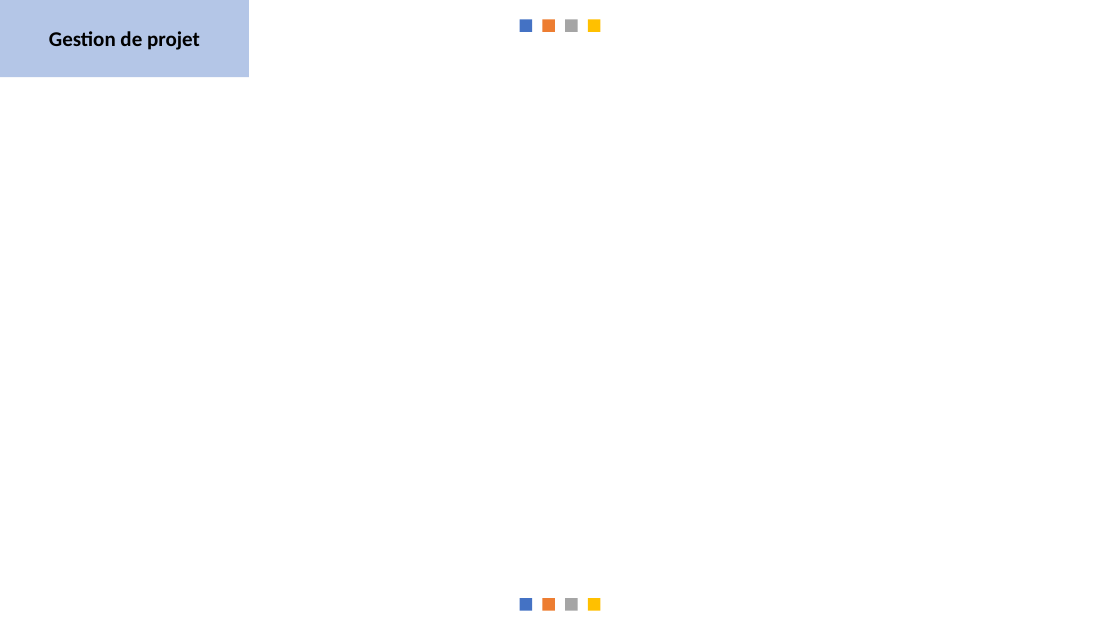
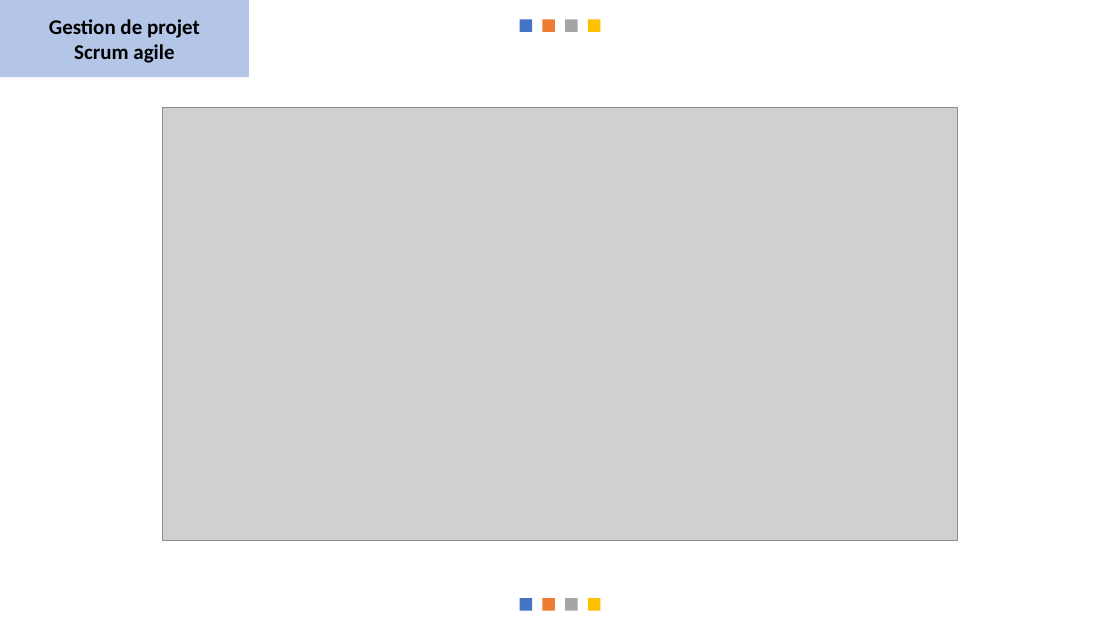
Before and after one commit to messaoudibrahim/Memoire, a slide deck: slide 20 of DIAPO/Présentation.pptx. Drawn at 1120x630 pixels with LibreOffice and Linux fonts; fonts in the diff are those of the drawing; grey boxes stand for pictures. Boxes give left, top, right and bottom in pixels: in the first picture for what was removed or moved away, otherwise in the second. Text is boxed around its words. In the diff, an @@ line names an element or a change of style, - is before the commit and + after.

```diff
--- a/DIAPO/Présentation.pptx
+++ b/DIAPO/Présentation.pptx
@@ text in rectangle at [74,44,174,63]: paragraph added @@
+Scrum agile
@@ picture added at [163,108,958,540] @@
```
Also in this commit, not shown: 5 other slides changed, 1 slide added, 1 slide removed, 2 other files.
